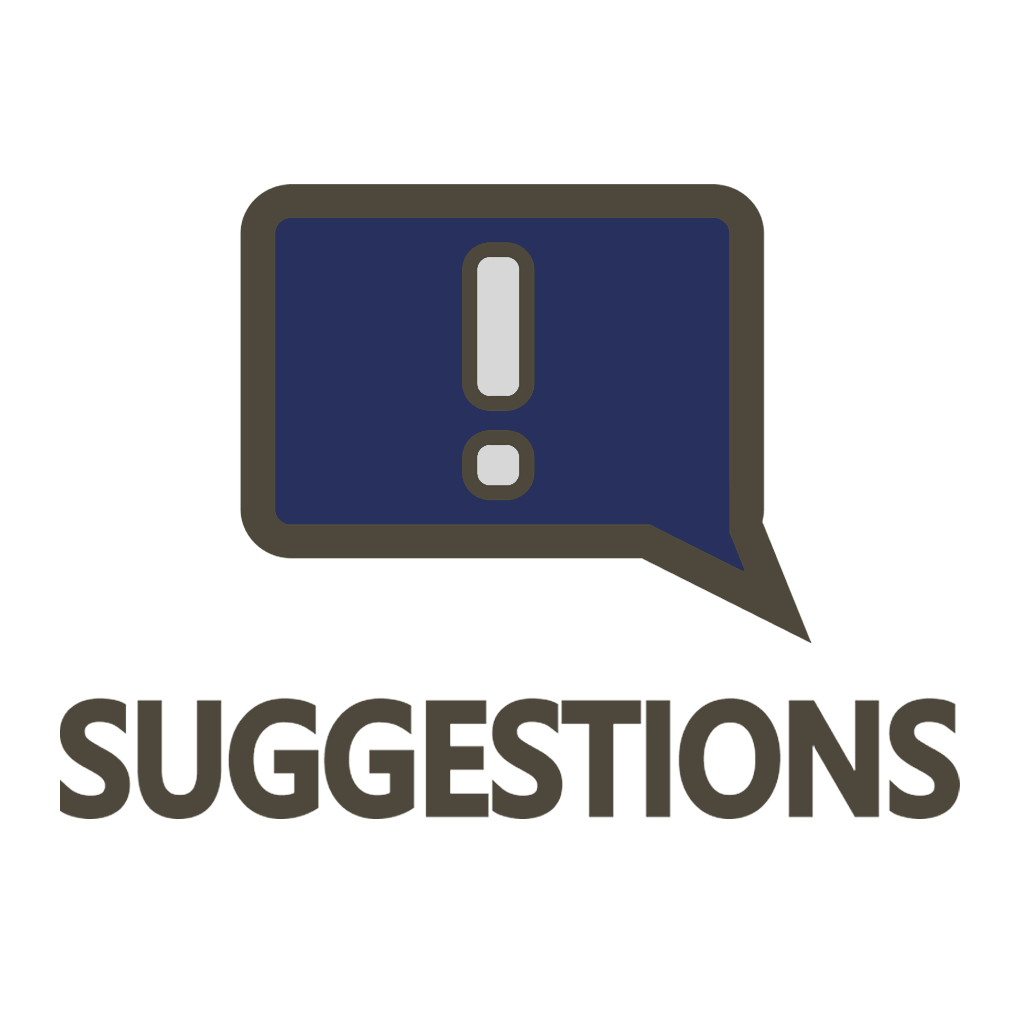
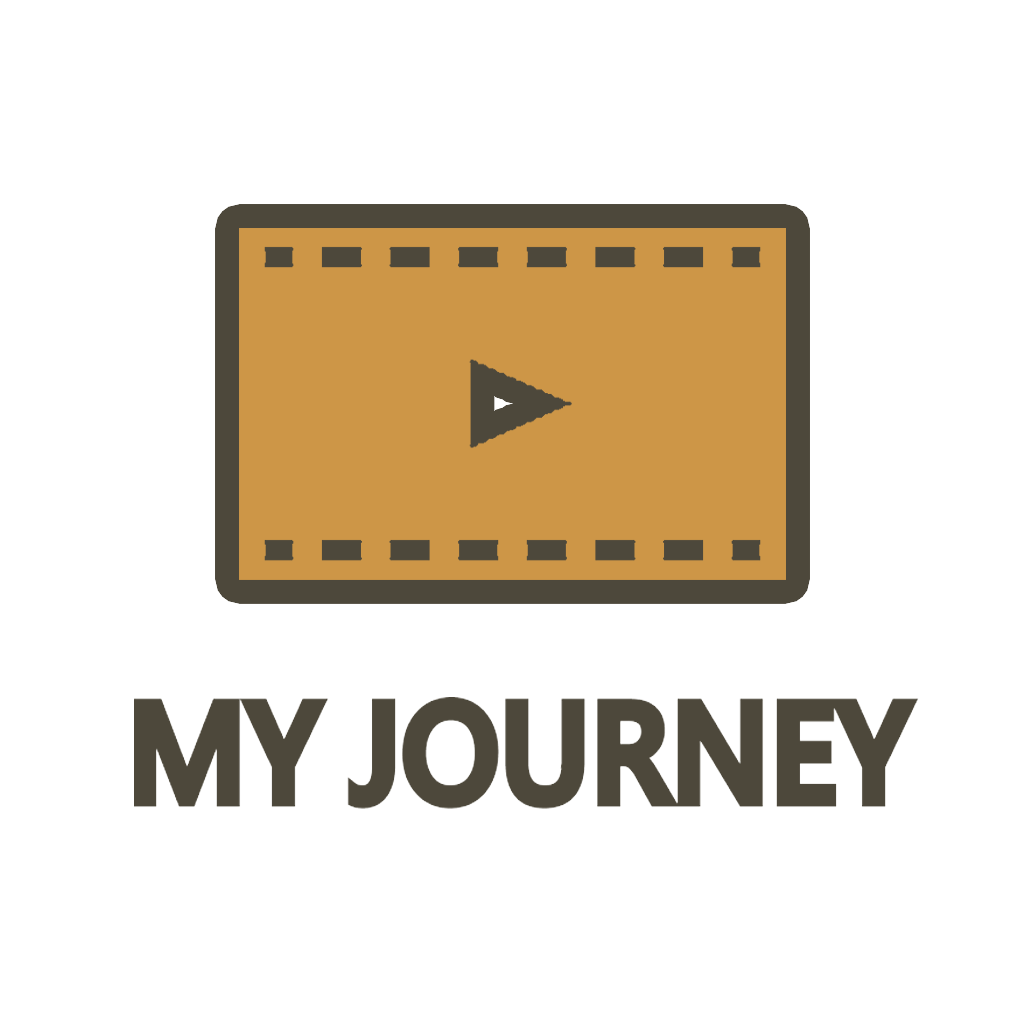
Comparing the layer stacks of the two (1024, 1024) images. Changes:
added layer "MY JOURNEY" above "journey_icon" over (x1=134, y1=697, x2=919, y2=809)
added layer "journey_icon" above "Layer 2" over (x1=239, y1=228, x2=786, y2=580)
hid "suggestions111_icon" over (x1=60, y1=697, x2=960, y2=819)
hid "suggestions_icon" over (x1=239, y1=184, x2=812, y2=644)